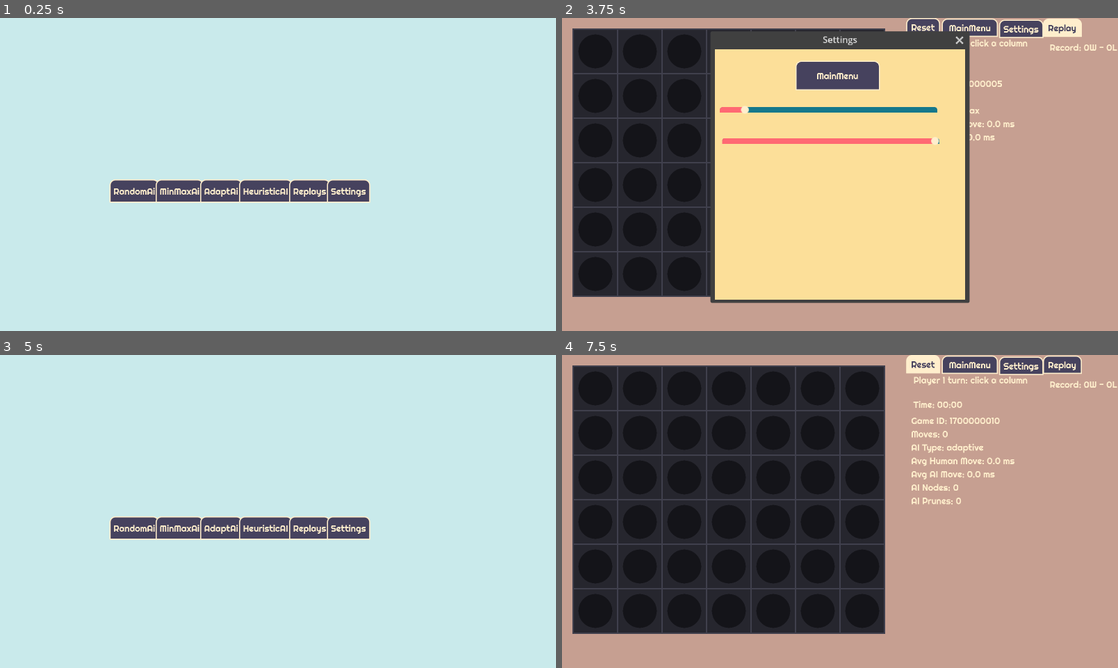
Above: before the commit, frames 1-4 (two rows, left to right).
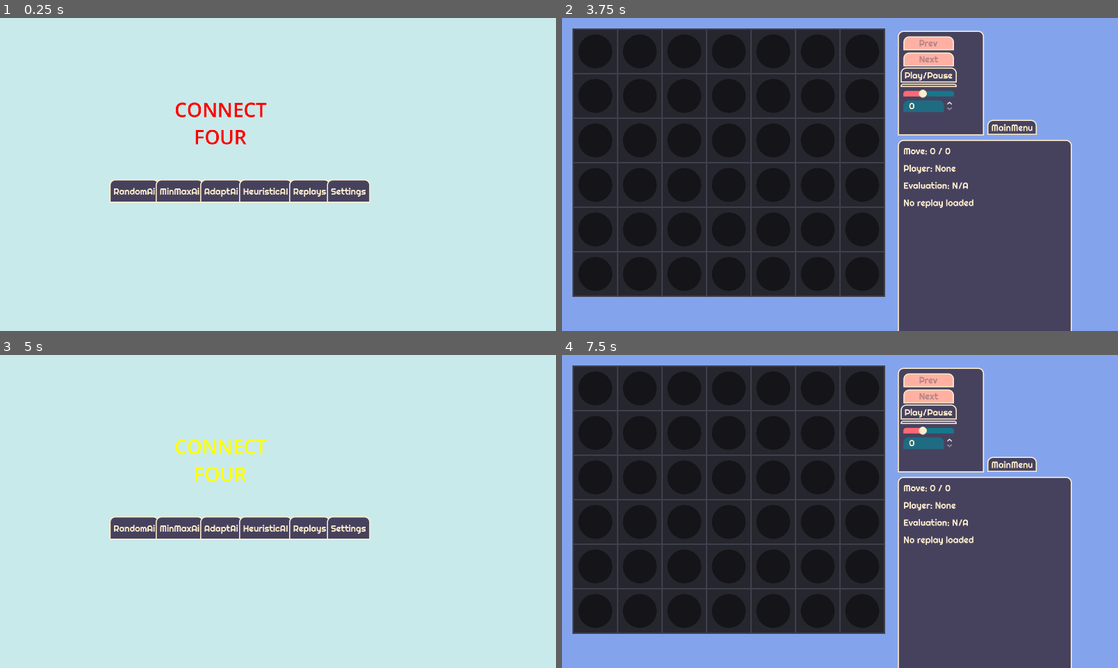
Above: after the commit, the same moments.

Repository: bharper9/CSC-492-Senior-Proj
Game: Godot game, scene res://Scenes/GameStart.tscn
Same seed, same stepped clock (60 frames per second), same inputs: the game is played once before the commit and once after it.
Inputs (mouse positions are in pixels of both pictures, inside the frame that each line leads up to):
- Up to frame 1 (0.25 s): no input
- Up to frame 2 (3.75 s): click "RandomAi" at 0.5 s; click "MainMenu" at 1.25 s; click "MinMaxAi" at 2 s; click "Settings" at 2.75 s; click "Replay" at 3.5 s
- Up to frame 3 (5 s): click "MainMenu" at 4.25 s
- Up to frame 4 (7.5 s): click "AdaptAi" at 5 s; click "Replay" at 5.75 s; click (1062, 364) at 6.5 s, where only the run before the commit has a clickable "Replay"; click (923, 364) at 7.25 s, where only the run before the commit has a clickable "Reset"

The runs differ from the first frame. In frame 1, 0.5% of the frame differs, in the area x 31-48%, y 26-41%; in frame 2, 78%, in the area x 0-100%, y 0-100%; in frame 3, 0.5%; in frame 4, 51%.

Commit message:
Final touches

Diff:
--- a/Scenes/Board.tscn
+++ b/Scenes/Board.tscn
@@ -12,7 +12,11 @@
 [node name="Background" type="ColorRect" parent="."]
 offset_right = 1273.0
 offset_bottom = 804.0
+mouse_filter = 2
 color = Color(0.77508694, 0.6241734, 0.5670284, 1)
+
+[node name="BoardView" type="Node2D" parent="."]
+script = ExtResource("2_37q8m")
 
 [node name="RecordLabel" type="Label" parent="."]
 offset_left = 877.0
@@ -20,9 +24,6 @@
 offset_right = 917.0
 offset_bottom = 66.0
 theme = ExtResource("2_ekcd8")
-
-[node name="BoardView" type="Node2D" parent="."]
-script = ExtResource("2_37q8m")
 
 [node name="StatusLabel" type="Label" parent="."]
 offset_left = 632.0
--- a/Scenes/GameStart.tscn
+++ b/Scenes/GameStart.tscn
@@ -1,8 +1,9 @@
-[gd_scene load_steps=4 format=3 uid="uid://u5fbwqc25vnr"]
+[gd_scene load_steps=5 format=3 uid="uid://u5fbwqc25vnr"]
 
 [ext_resource type="Theme" uid="uid://b3klx57slj0l3" path="res://Art/soft_retro/soft_retro.tres" id="1_0vix4"]
 [ext_resource type="Script" uid="uid://dpjt32mnd3n51" path="res://Scenes/game_start.gd" id="1_tdh8d"]
 [ext_resource type="PackedScene" uid="uid://doc2suvkx7vq8" path="res://Scenes/settings_window.tscn" id="2_8g2f7"]
+[ext_resource type="Script" uid="uid://ryg48updhwlc" path="res://Scenes/rich_text_label.gd" id="4_dxm5d"]
 
 [node name="Control" type="Control"]
 layout_mode = 3
@@ -61,6 +62,18 @@
 
 [node name="Settings Window" parent="." instance=ExtResource("2_8g2f7")]
 
+[node name="RichTextLabel" type="RichTextLabel" parent="."]
+layout_mode = 0
+offset_left = 266.0
+offset_top = 140.0
+offset_right = 528.0
+offset_bottom = 260.0
+theme = ExtResource("1_0vix4")
+theme_override_font_sizes/normal_font_size = 35
+bbcode_enabled = true
+text = "Connect.VS.Ai"
+script = ExtResource("4_dxm5d")
+
 [connection signal="pressed" from="Play buttons/Random" to="." method="_on_random_pressed"]
 [connection signal="pressed" from="Play buttons/MinMax" to="." method="_on_min_max_pressed"]
 [connection signal="pressed" from="Play buttons/Adapt" to="." method="_on_adapt_pressed"]
--- a/Scenes/board.gd
+++ b/Scenes/board.gd
@@ -140,11 +140,19 @@
 
 func _unhandled_input(event: InputEvent) -> void:
 	if game_over:
-		return
+		print("Input ignored: game over")
+		return
+
 	if event is InputEventMouseButton and event.pressed and event.button_index == MOUSE_BUTTON_LEFT:
+		print("Mouse click detected at: ", event.position)
+
 		var col: int = board_view.call("mouse_to_column", event.position)
+		print("Column detected: ", col)
+
 		if col == -1:
+			print("Click was outside board")
 			return
+
 		try_move(col)
 
 func clone_board(src_board: Array) -> Array:
@@ -290,6 +298,7 @@
 	update_record_label()
 	# Save detailed game log first
 	save_game_log()
+	save_latest_replay()
 
 	# Build summary for adaptive difficulty
 	var summary := build_game_summary()
@@ -636,10 +645,12 @@
 
 func _on_setting_pressed():
 	$"Settings Window".visible = true
+	SoundManager.play_partial_sound("click", 1)
 
 
 func _on_replay_pressed():
-	get_tree().change_scene_to_file("res://node_2d.tscn")
+	get_tree().change_scene_to_file("res://Scenes/node_2d.tscn")
+	SoundManager.play_partial_sound("click", 1)
 
 func analyze_position_move(board_before: Array, chosen_col: int, player: int) -> Dictionary:
 	var valid_cols := ConnectFourRules.get_valid_columns(board_before)
--- a/Scenes/game_start.gd
+++ b/Scenes/game_start.gd
@@ -3,23 +3,29 @@
 func _on_random_pressed()-> void:
 	GameSettings.ai_type = "random"
 	get_tree().change_scene_to_file("res://Scenes/Board.tscn")
+	SoundManager.play_partial_sound("click", 1)
 
 func _on_min_max_pressed()-> void:
 	GameSettings.ai_type = "minimax"
 	get_tree().change_scene_to_file("res://Scenes/Board.tscn")
+	SoundManager.play_partial_sound("click", 1)
 
 func _on_herustic_pressed()-> void:
 	GameSettings.ai_type = "heuristic"
 	get_tree().change_scene_to_file("res://Scenes/Board.tscn")
+	SoundManager.play_partial_sound("click", 1)
 
 func _on_adapt_pressed()-> void:
 	GameSettings.ai_type = "adaptive"
 	get_tree().change_scene_to_file("res://Scenes/Board.tscn")
+	SoundManager.play_partial_sound("click", 1)
 
 
 func _on_replays_pressed():
 	get_tree().change_scene_to_file("res://Scenes/node_2d.tscn")
+	SoundManager.play_partial_sound("click", 1)
 
 
 func _on_setting_pressed():
 	$"Settings Window".visible = true
+	SoundManager.play_partial_sound("click", 1)
--- /dev/null
+++ b/Scenes/rich_text_label.gd
@@ -0,0 +1,34 @@
+extends RichTextLabel
+
+var colors := [
+	"red",
+	"orange",
+	"yellow",
+	"green",
+	"cyan",
+	"blue",
+	"purple"
+]
+
+var color_index := 0
+var display_text := "CONNECT FOUR"
+
+func _ready() -> void:
+	bbcode_enabled = true
+	update_text()
+
+	var timer := Timer.new()
+	timer.wait_time = 0.3
+	timer.autostart = true
+	timer.timeout.connect(_on_timer_timeout)
+	add_child(timer)
+
+func _on_timer_timeout() -> void:
+	color_index = (color_index + 1) % colors.size()
+	update_text()
+
+func update_text() -> void:
+	text = "[center][color=%s]%s[/color][/center]" % [
+		colors[color_index],
+		display_text
+	]
--- a/Scenes/settings_window.gd
+++ b/Scenes/settings_window.gd
@@ -9,7 +9,9 @@
 
 func _on_close_requested():
 	$".".visible = !true
+	SoundManager.play_partial_sound("click", 1)
 
 
 func _on_main_menu_pressed():
 	get_tree().change_scene_to_file("res://Scenes/GameStart.tscn")
+	SoundManager.play_partial_sound("click", 1)
--- a/node_2d.gd
+++ b/node_2d.gd
@@ -509,3 +509,4 @@
 
 func _on_button_pressed():
 	get_tree().change_scene_to_file("res://Scenes/GameStart.tscn")
+	SoundManager.play_partial_sound("click", 1)
Not shown, added: Scenes/rich_text_label.gd.uid
Binary file added: index.apple-touch-icon.png
Not shown, added: index.apple-touch-icon.png.import
Binary file added: index.icon.png
Not shown, added: index.icon.png.import
Binary file added: index.png
Not shown, added: index.png.import
Not shown, added: Archive.zip
Not shown, added: index.audio.position.worklet.js
Not shown, added: index.audio.worklet.js
Not shown, added: index.html
Not shown, added: index.js
(and 2 more such lines)
